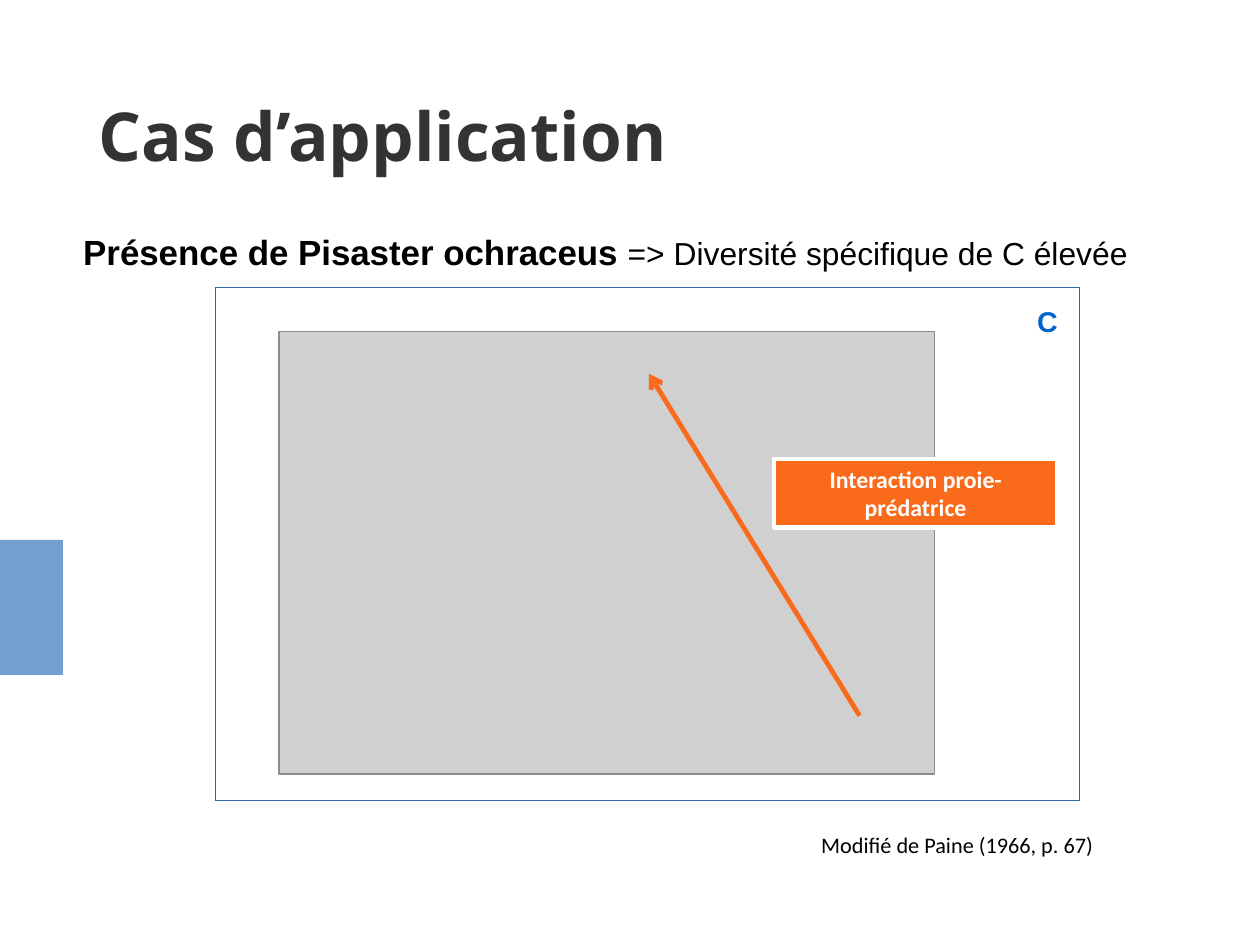
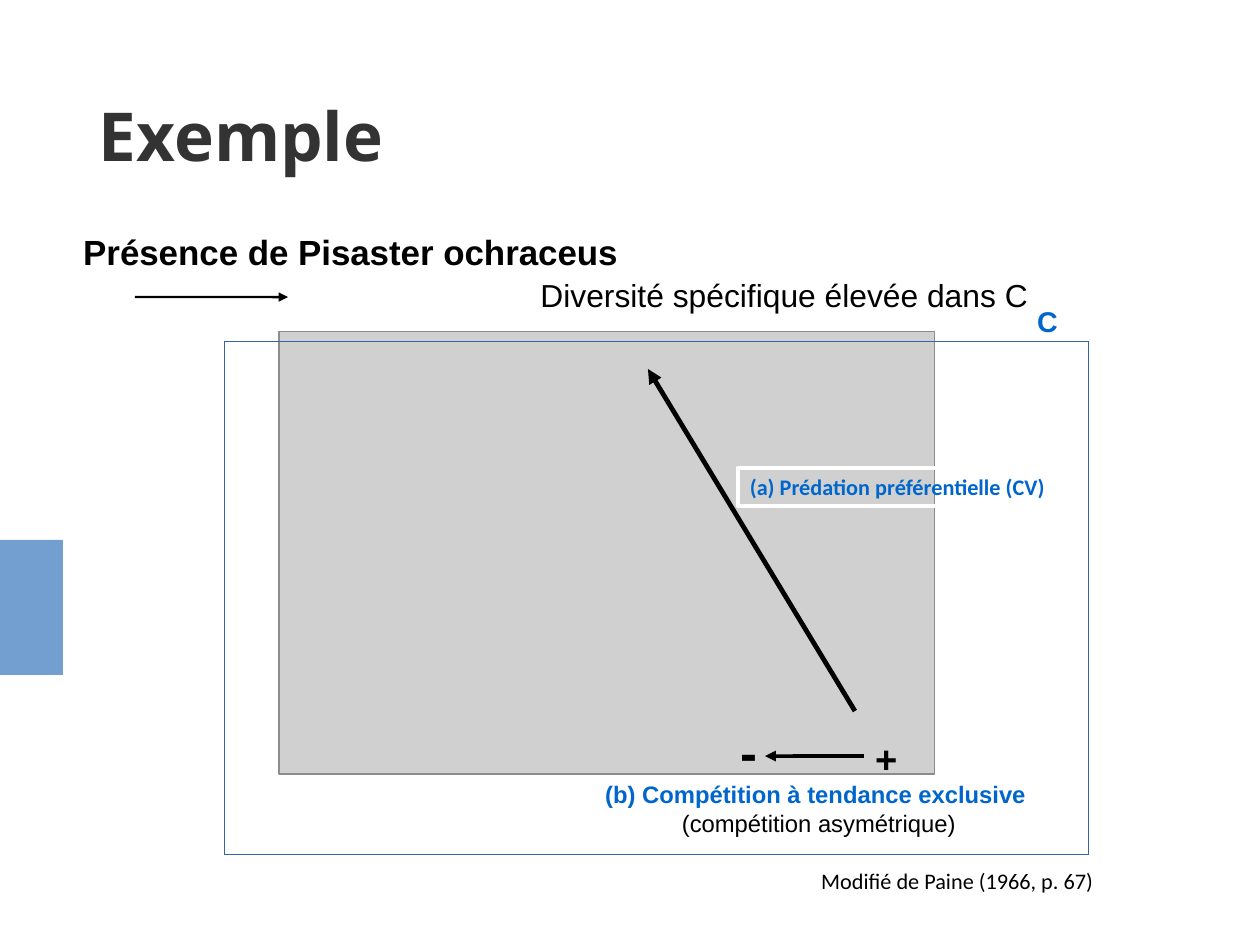
Before and after one commit to evadelmas/keystone_concept, a slide deck: slide 6 of presentation_LEIPS.odp (slide 5 before the commit). Drawn at 1260x945 pixels with LibreOffice and Linux fonts; fonts in the diff are those of the drawing; grey boxes stand for pictures. Boxes give left, top, right and bottom in pixels: in the first picture for what was removed or moved away, otherwise in the second. Text is boxed around its words. In the diff, an @@ line names an element or a change of style, - is before the commit and + after.

Commit message:
ajout d'une slide dans partie 1

```diff
--- a/presentation_LEIPS.odp
+++ b/presentation_LEIPS.odp
@@ title at <box>99,109,383,178</box>: text changed @@
-Cas d’application
+Exemple
@@ text at <box>83,239,1028,313</box>: text changed @@
-Présence de Pisaster ochraceus => Diversité spécifique de C élevée
+Présence de Pisaster ochraceus
+Diversité spécifique élevée dans C
@@ arrow added from (135, 297) to (288, 297), #000000 1.5 pt @@
@@ rectangle: place and size @@
-rectangle at <box>216,288,1080,802</box>
+rectangle at <box>225,342,1090,855</box>
@@ arrow moved from (860, 716) - (649, 374) to (855, 711) - (648, 369) @@
@@ arrow (855, 711) - (648, 369): stroke #F96A1B 3 pt to #000000 3 pt; arrowheads changed @@
@@ rectangle added at <box>739,468,1062,505</box>, outline #FFFFFF 3 pt, 14 pt, text #0066CC, bold @@
+(a) Prédation préférentielle (CV)
@@ rectangle removed at <box>774,460,1058,528</box> @@
-Interaction proie-prédatrice
@@ text added at <box>729,716,765,784</box>, 32 pt, text #000000, bold @@
+-
@@ text added at <box>864,729,900,783</box>, 24 pt, text #000000, bold @@
++
@@ arrow added from (864, 756) to (765, 756), #000000 2.3 pt @@
@@ text added at <box>605,785,1025,837</box>, 15 pt, text #0066CC, bold @@
+(b) Compétition à tendance exclusive
+(compétition asymétrique)
@@ text "Modifié de Paine (1966, p. ...": place and size @@
-text "Modifié de Paine (1966, p. ..." at <box>821,837,1093,857</box>
+text "Modifié de Paine (1966, p. ..." at <box>821,873,1093,893</box>
```
Also in this commit, not shown: 2 other slides changed, 1 slide added.
